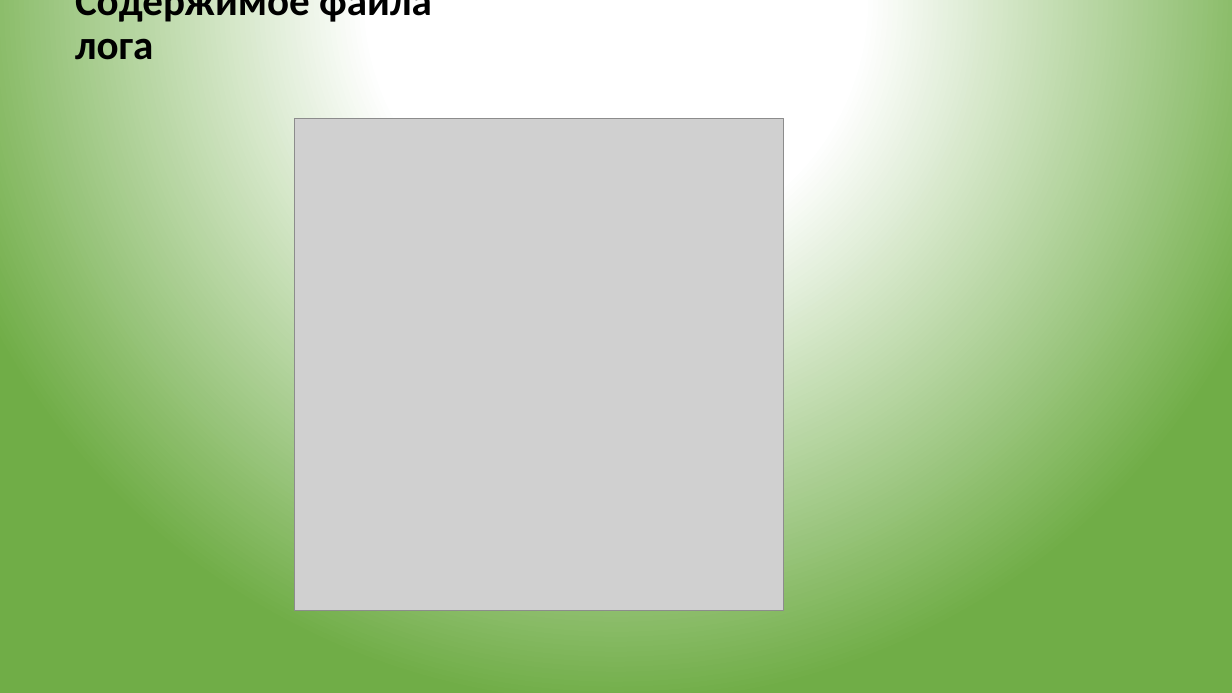
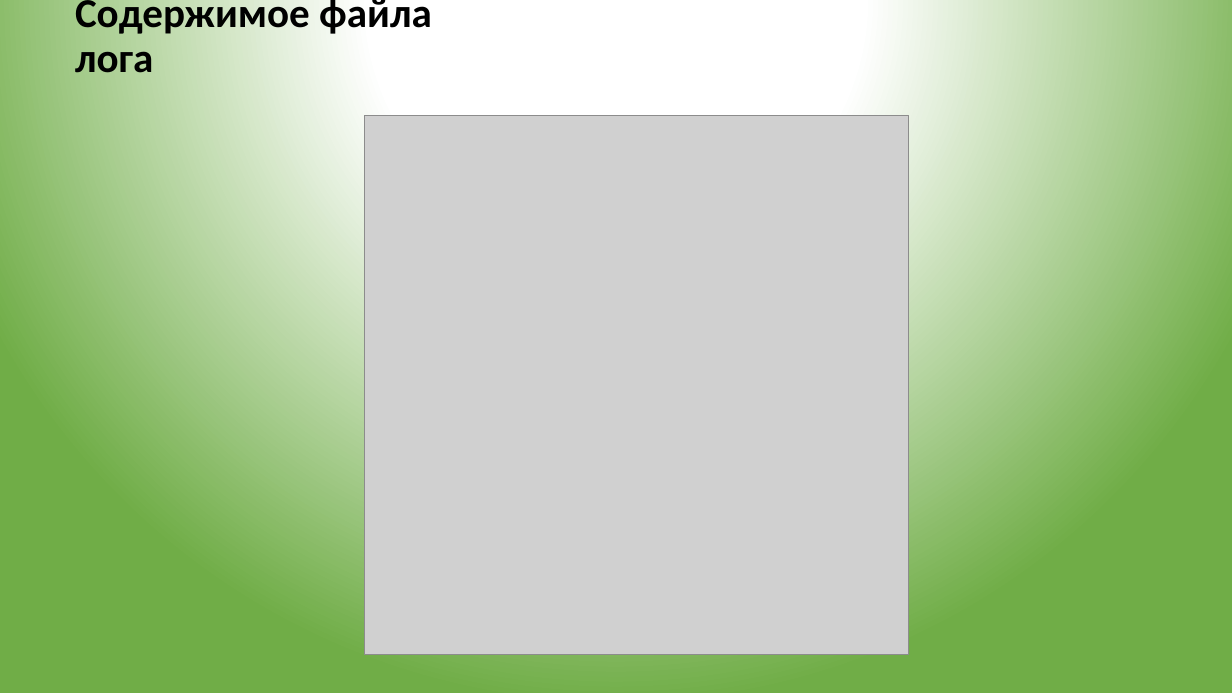
Before and after one commit to venterrsst/App-project, a slide deck: slide 7 of Проект_ОП03_Федоткина.pptx. Drawn at 1232x693 pixels with LibreOffice and Linux fonts; fonts in the diff are those of the drawing; grey boxes stand for pictures. Boxes give left, top, right and bottom in pixels: in the first picture for what was removed or moved away, otherwise in the second. Text is boxed around its words. In the diff, an @@ line names an element or a change of style, - is before the commit and + after.

```diff
--- a/Проект_ОП03_Федоткина.pptx
+++ b/Проект_ОП03_Федоткина.pptx
@@ title "Содержимое файла лога" rewrapped from (75, 0, 432, 60) to (75, 0, 432, 73) @@
@@ picture: place and size @@
-picture at (295, 118, 784, 611)
+picture at (364, 116, 909, 655)
```
Also in this commit, not shown: 5 other slides changed, 2 slides added, 2 slides removed, 1 other file.
